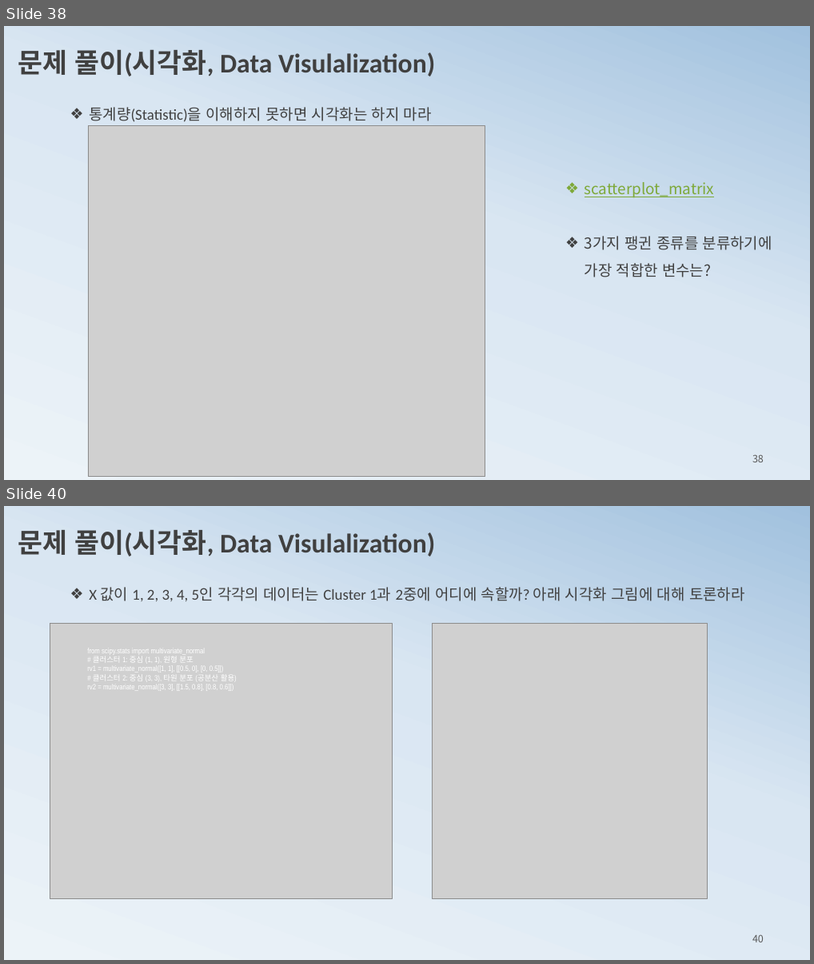
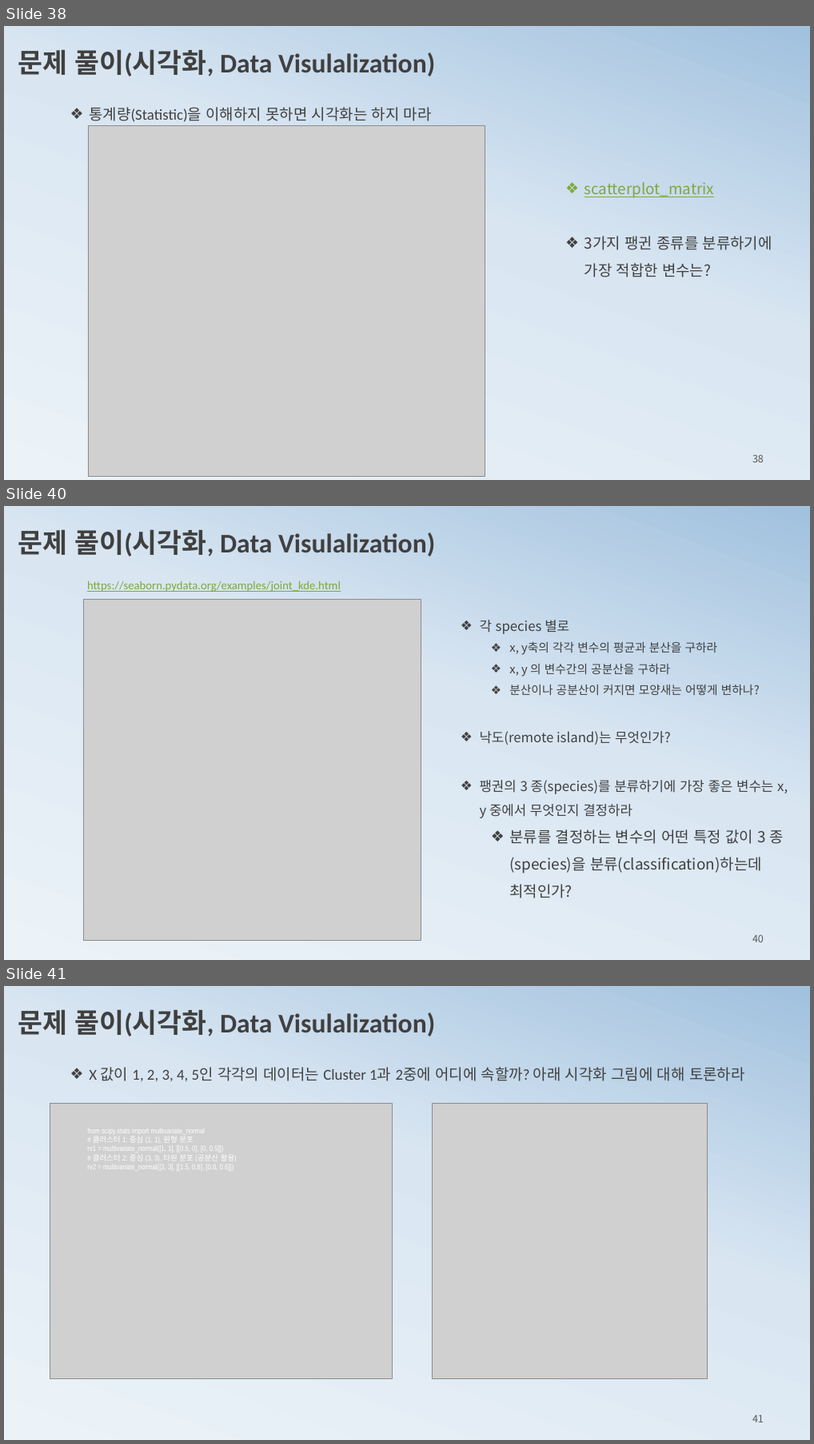
Before and after one commit to ancestor9/mathematics-for-machine-learning, a slide deck: 1_statistics for machine learning.pptx. Shown one above the other, each under a label of ours: slides 38 and 40 before the commit, slides 38, 40 and 41 after it; the slides between them are not shown. The pictures are 814x964 and 814x1444 pixels, drawn with LibreOffice and Linux fonts; fonts in the diff are those of the drawing; grey boxes stand for pictures. Boxes give left, top, right and bottom in pixels: in the first picture for what was removed or moved away, otherwise in the second. Text is boxed around its words. In the diff, an @@ line names an element or a change of style, - is before the commit and + after.

```diff
--- a/1_statistics for machine learning.pptx
+++ b/1_statistics for machine learning.pptx
@@ slide 40 added at <box>4,506,810,960</box>, background gradient #ECF3F8 to #D9E6F2 to #A1C1DE @@
@@ text added at <box>18,530,435,556</box>, 32 pt, text #404040, bold @@
+문제 풀이(시각화, Data Visulalization)
@@ picture added at <box>83,600,422,940</box> @@
@@ text added at <box>87,581,341,592</box>, 14 pt, text #7EA939, underline @@
+https://seaborn.pydata.org/examples/joint_kde.html
@@ text added at <box>480,620,788,898</box>, 16 pt, text #404040 @@
+❖ 각 species 별로
+  ❖ x, y축의 각각 변수의 평균과 분산을 구하라
+  ❖ x, y 의 변수간의 공분산을 구하라
+  ❖ 분산이나 공분산이 커지면 모양새는 어떻게 변하나?
+❖ 낙도(remote island)는 무엇인가?
+❖ 팽권의 3 종(species)를 분류하기에 가장 좋은 변수는 x, y 중에서 무엇인지 결정하라
+  ❖ 분류를 결정하는 변수의 어떤 특정 값이 3 종(species)을 분류(classification)하는데 최적인가?
@@ page number added at <box>753,934,764,942</box>, 12 pt, text #595959 @@
+40
@@ what was slide 40 is now slide 41 @@
@@ page number at <box>753,1415,764,1422</box>: text changed @@
-40
+41
```
Also in this commit, not shown: 1 slide changed, 1 other file.
